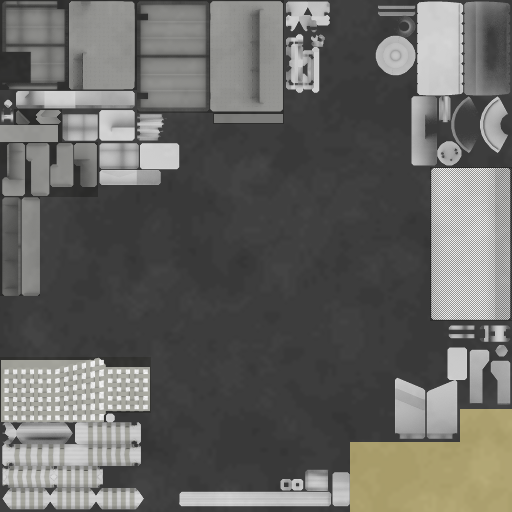
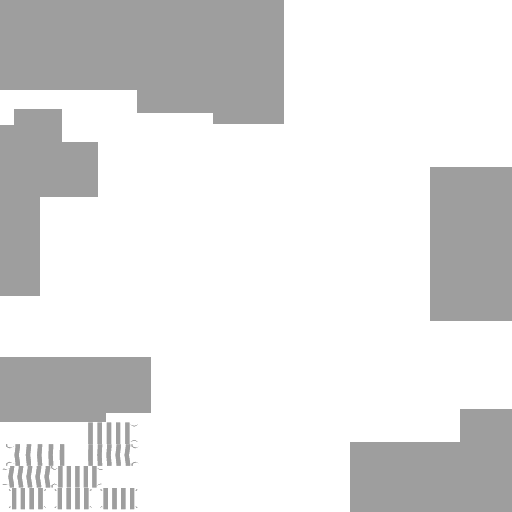
Layer changes from the first 512 x 512 image to the second:
showed "___MET" over [0, 0, 512, 512]
hid group "_COLOR" (4 layers) over [0, 0, 512, 512]
painted on "AO" over [8, 412, 100, 416]
painted on "Layer #1" over [1, 358, 148, 422]
